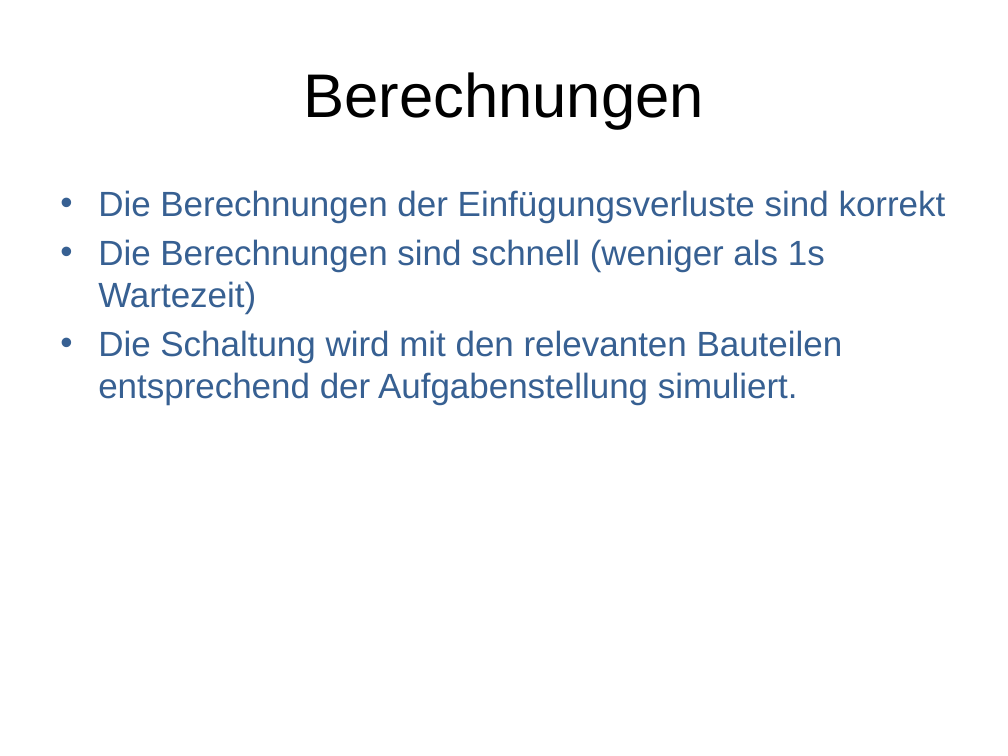
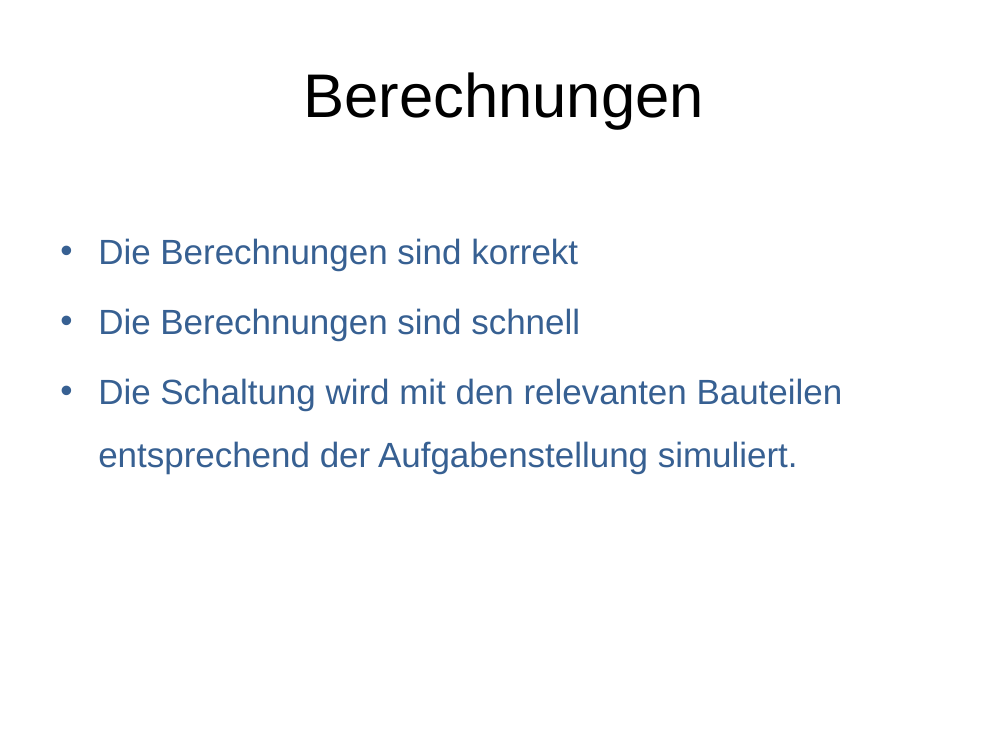
Before and after one commit to marinataborda/P2Organisation, a slide deck: slide 12 of ZwischenPresäntation_RichardBritt.pptx. Drawn at 1008x756 pixels with LibreOffice and Linux fonts; fonts in the diff are those of the drawing. Boxes give left, top, right and bottom in pixels: in the first picture for what was removed or moved away, otherwise in the second. Text is boxed around its words. In the diff, an @@ line names an element or a change of style, - is before the commit and + after.

```diff
--- a/ZwischenPresäntation_RichardBritt.pptx
+++ b/ZwischenPresäntation_RichardBritt.pptx
@@ text "Die Berechnungen sind korrekt" moved from (x1=98, y1=190, x2=946, y2=405) to (x1=98, y1=238, x2=843, y2=474) @@
@@ text at (x1=98, y1=238, x2=580, y2=341): text changed @@
-• Die Berechnungen der Einfügungsverluste sind korrekt
-• Die Berechnungen sind schnell (weniger als 1s Wartezeit)
+• Die Berechnungen sind korrekt
+• Die Berechnungen sind schnell
@@ text at (x1=98, y1=378, x2=843, y2=474): line spacing 1 to 1.5 @@
```
